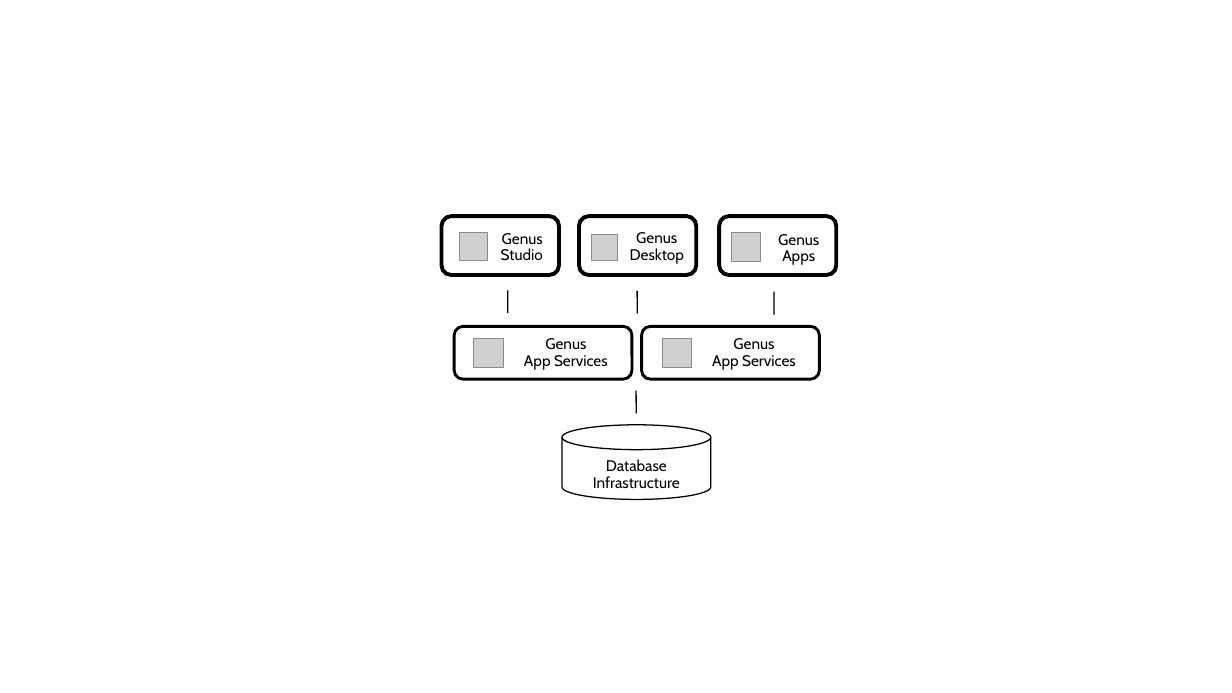
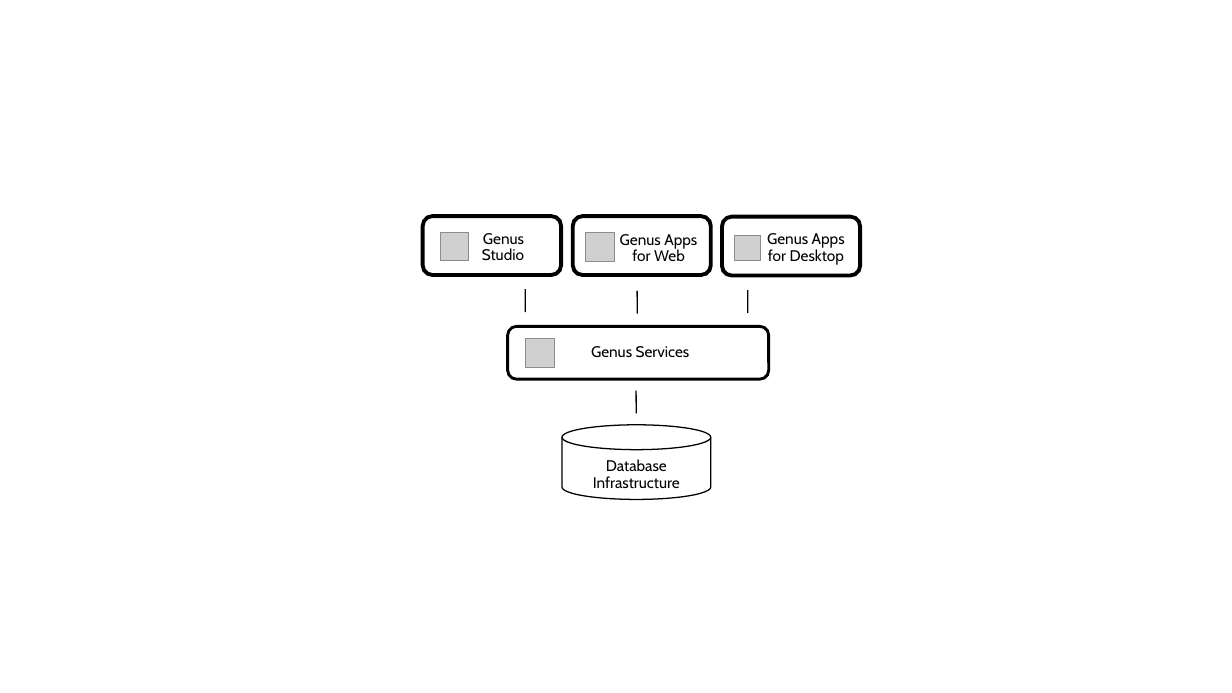
Before and after one commit to Genusbiz/docs, a slide deck: slide 1 of developers/overview/media/architecture.pptx. Drawn at 1232x693 pixels with LibreOffice and Linux fonts; fonts in the diff are those of the drawing; grey boxes stand for pictures. Boxes give left, top, right and bottom in pixels: in the first picture for what was removed or moved away, otherwise in the second. Text is boxed around its words. In the diff, an @@ line names an element or a change of style, - is before the commit and + after.

Commit message:
Genus App Services -> Genus Services

```diff
--- a/developers/overview/media/architecture.pptx
+++ b/developers/overview/media/architecture.pptx
@@ rounded rectangle: place and size @@
-rounded rectangle at [442,216,559,275]
+rounded rectangle at [422,216,561,275]
@@ picture: place and size @@
-picture at [459,232,487,260]
+picture at [441,232,469,260]
@@ text "Genus": place and size @@
-text "Genus" at [501,233,543,261]
+text "Genus" at [482,233,524,261]
@@ rounded rectangle: place and size @@
-rounded rectangle at [719,216,836,275]
+rounded rectangle at [573,216,711,275]
@@ picture: place and size @@
-picture at [732,232,761,261]
+picture at [586,232,615,261]
@@ text at [620,234,697,261]: text changed @@
-Genus
-Apps
+Genus Apps
+for Web
@@ rounded rectangle: place and size @@
-rounded rectangle at [579,216,697,275]
+rounded rectangle at [722,216,860,275]
@@ picture: place and size @@
-picture at [592,235,618,261]
+picture at [735,235,761,261]
@@ text at [767,233,845,265]: text changed @@
-Genus
-Desktop
+Genus Apps
+for Desktop
@@ line moved from (508, 313) - (507, 290) to (526, 312) - (526, 289) @@
@@ line moved from (775, 314) - (775, 292) to (748, 313) - (748, 290) @@
@@ rounded rectangle removed at [455,326,632,379] @@
@@ rounded rectangle: place and size @@
-rounded rectangle at [641,326,819,379]
+rounded rectangle at [507,326,768,379]
@@ picture removed at [474,338,504,368] @@
@@ text removed at [524,338,608,370] @@
-Genus
-App Services
@@ picture: place and size @@
-picture at [663,338,692,368]
+picture at [526,338,555,368]
@@ text at [591,346,690,358]: text changed @@
-Genus
-App Services
+Genus Services
```
Also in this commit, not shown: 40 other files.
